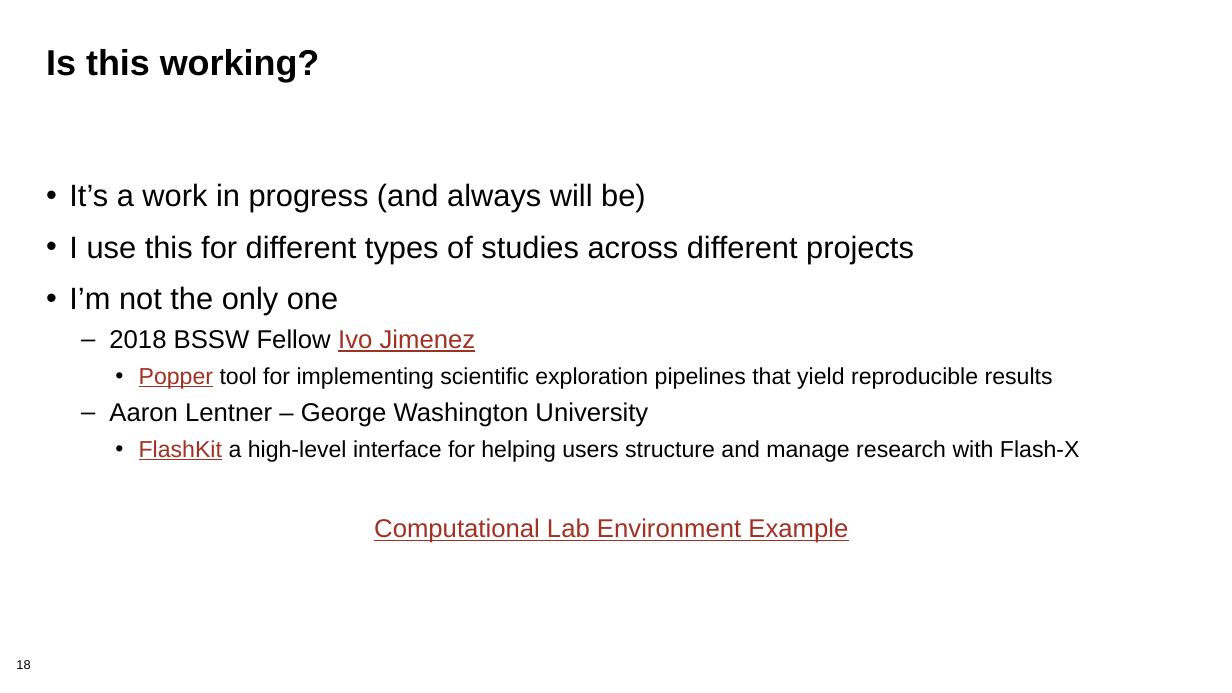
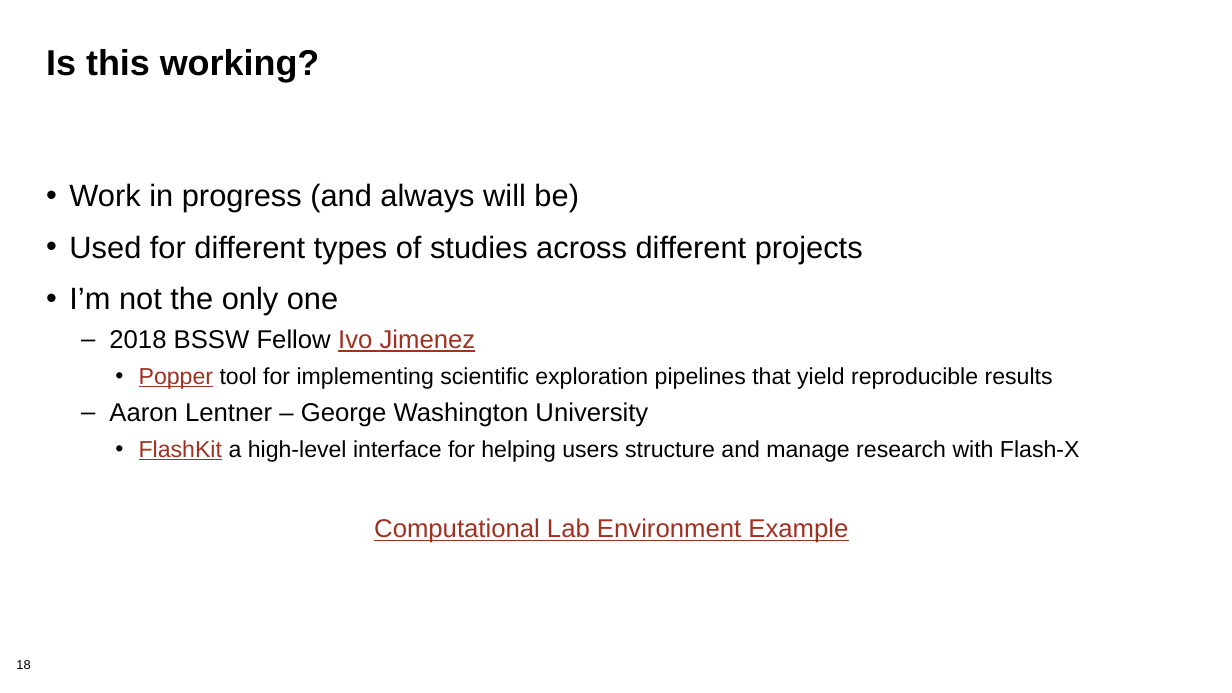
Before and after one commit to bssw-tutorial/presentations, a slide deck: slide 18 of computational-expts.pptx. Drawn at 1232x693 pixels with LibreOffice and Linux fonts; fonts in the diff are those of the drawing; background and template pictures are left out. Boxes give left, top, right and bottom in pixels: in the first picture for what was removed or moved away, otherwise in the second. Text is boxed around its words. In the diff, an @@ line names an element or a change of style, - is before the commit and + after.

```diff
--- a/computational-expts.pptx
+++ b/computational-expts.pptx
@@ text at (69, 183, 863, 263): text changed @@
-• It’s a work in progress (and always will be)
-• I use this for different types of studies across different projects
+• Work in progress (and always will be)
+• Used for different types of studies across different projects
```
Also in this commit, not shown: 10 other slides changed.
